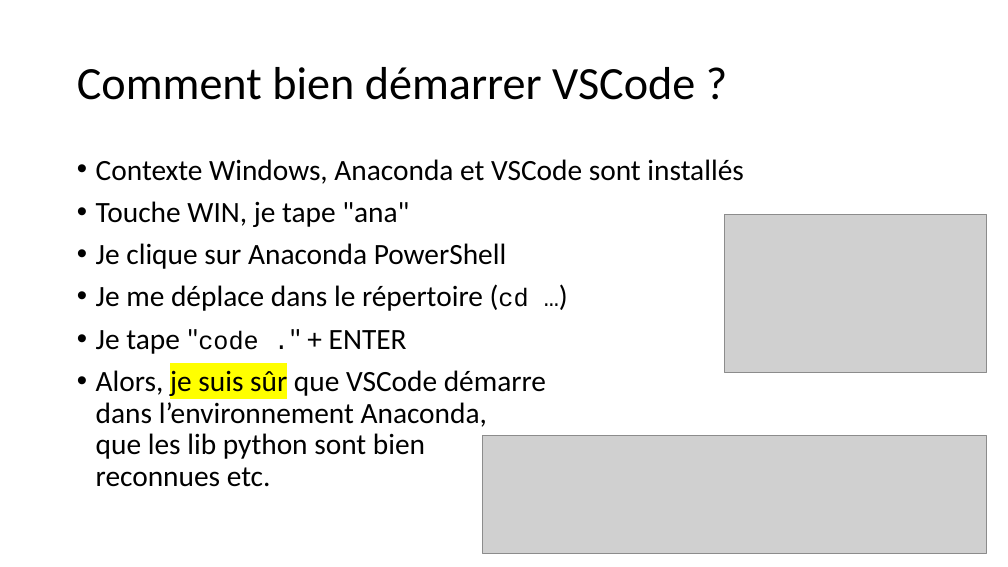
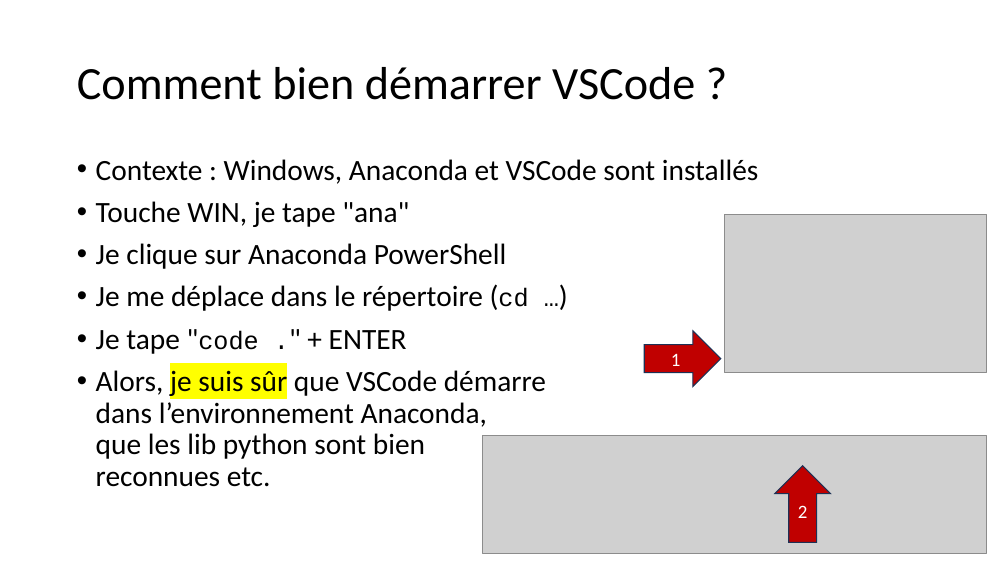
Before and after one commit to 40tude/Data_Essentials_Stage_Oct_2023, a slide deck: slide 4 of notes_de_stage.pptx. Drawn at 1008x567 pixels with LibreOffice and Linux fonts; fonts in the diff are those of the drawing; grey boxes stand for pictures. Boxes give left, top, right and bottom in pixels: in the first picture for what was removed or moved away, otherwise in the second. Text is boxed around its words. In the diff, an @@ line names an element or a change of style, - is before the commit and + after.

```diff
--- a/notes_de_stage.pptx
+++ b/notes_de_stage.pptx
@@ text at <box>96,159,758,184</box>: text changed @@
-• Contexte Windows, Anaconda et VSCode sont installés
+• Contexte : Windows, Anaconda et VSCode sont installés
@@ right arrow added at <box>644,331,721,387</box>, fill #C00000, outline #1E3256 1 pt, 18 pt, text #FFFFFF @@
+1
@@ right arrow added at <box>775,466,831,543</box>, fill #C00000, outline #1E3256 1 pt, 18 pt, text #FFFFFF @@
+2
```
Also in this commit, not shown: 13 other slides changed, 4 slides added, 1 other file.
